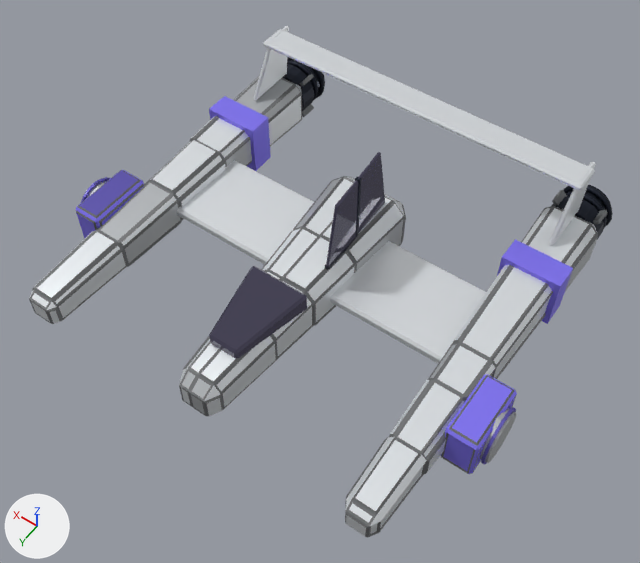
What one commit did to the glTF model models/ships/wisp.glb.
Camera for both pictures: a camera (50 mm lens) standing at (-5.0, 6.87, 10.53) and looking at (-0.27, 0.25, 0.13). Arrows for +X, +Y and +Z are at lower left; the lights stay in place. The first picture is the older version. Where no turn or scale is listed for an object, it has been applied to the vertices. Vertices at exactly the same position are counted once.

In view in the first picture: 'wisp_mesh'.
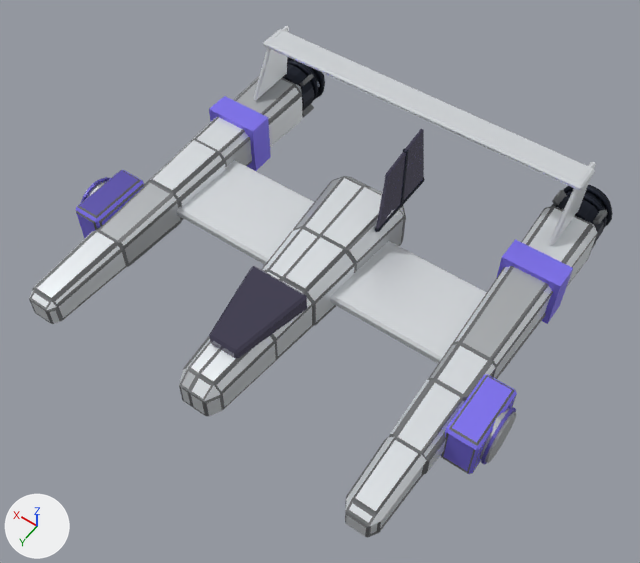
Pixel boxes [x1, y1, x2, y2] of what changed, in the pictures (640 x 563 px; the box of a moved part takes in the faces that stretch with it):
part 1 of me_wisp_mesh, moved or reshaped: before [326, 152, 385, 266]; after [375, 129, 424, 232]
part 2 of me_wisp_mesh, moved or reshaped: before [325, 237, 356, 270]; after [375, 179, 425, 232]
part 3 of me_wisp_mesh, moved or reshaped: before [355, 177, 361, 237]; after [401, 148, 409, 205]
part 4 of me_wisp_mesh, moved or reshaped: [453, 224, 598, 360] in both
part 5 of me_wisp_mesh, moved or reshaped: before [190, 84, 302, 152]; after [191, 84, 302, 152]
part 6 of me_wisp_mesh, moved or reshaped: before [303, 176, 355, 236]; after [189, 176, 364, 416]
part 7 of me_wisp_mesh, moved or reshaped: before [189, 375, 214, 416]; after [345, 176, 370, 187]

What changed in the scene script:
```text
Change me_wisp_mesh:
    remove me_wisp_mesh.from_pydata(...)  # 2394 vertices, 4560 faces; spans x -0.18..7.21, y -4.55..2.13, z -0.56..1.79
    add me_wisp_mesh.from_pydata(...)  # 2394 vertices, 4560 faces; spans x -0.18..7.21, y -4.55..2.13, z -0.56..1.7
    me_wisp_mesh part 1: the loose piece of 24 vertices spanning x 3.13..3.18, y -2.25..-0.68, z 0.44..1.79 is scaled about its middle by (1, 0.861, 0.928), then moved by (-0.19, -0.92, -0.05)
    me_wisp_mesh part 2: the loose piece of 24 vertices spanning x 3.12..3.2, y -2.25..-0.67, z 0.44..0.53 is scaled about its middle by (1, 0.854, 1), then moved by (-0.19, -0.92, 0.0)
    me_wisp_mesh part 3: the loose piece of 12 vertices spanning x 3.12..3.2, y -1.48..-1.4, z 0.44..1.7 is scaled about its middle by (1, 1, 0.929), then moved by (-0.19, -0.94, -0.05)
    me_wisp_mesh part 4
    me_wisp_mesh.vertices[76].co: (1.07, -0.8, -0.2) -> (0.93, -0.8, 0.34)  # not seen -> pixel (462, 342)
    me_wisp_mesh.vertices[77].co: (1.07, -0.8, 0.2) -> (0.5, -0.8, 0.34)  # pixel (453, 343) -> pixel (490, 357)
    me_wisp_mesh.vertices[78].co: (1.12, -2.5, 0.24) -> (0.46, -2.5, 0.39)
    me_wisp_mesh.vertices[79].co: (1.12, -2.5, -0.24) -> (0.97, -2.5, 0.39)
    me_wisp_mesh.vertices[92].co: (0.24, -3.73, -0.27) -> (1.08, -3.73, -0.43)  # pixel (589, 259) -> not seen
    me_wisp_mesh.vertices[93].co: (0.24, -3.73, 0.27) -> (1.05, -2.56, -0.39)  # pixel (597, 236) -> not seen
    me_wisp_mesh.vertices[94].co: (0.28, -2.57, 0.24) -> (1.12, -2.56, -0.32)
    me_wisp_mesh.vertices[95].co: (0.28, -2.57, -0.24) -> (1.16, -3.73, -0.35)
    me_wisp_mesh.vertices[504].co: (0.93, -0.8, 0.34) -> (1.07, -0.8, -0.2)  # pixel (462, 342) -> not seen
    me_wisp_mesh.vertices[505].co: (0.5, -0.8, 0.34) -> (1.07, -0.8, 0.2)  # pixel (490, 357) -> pixel (453, 343)
    me_wisp_mesh.vertices[506].co: (0.46, -2.5, 0.39) -> (1.12, -2.5, 0.24)
    me_wisp_mesh.vertices[507].co: (0.97, -2.5, 0.39) -> (1.12, -2.5, -0.24)
    me_wisp_mesh.vertices[508].co: (1.06, -3.74, -0.41) -> (0.27, -3.74, -0.27)  # not seen -> pixel (587, 258)
    me_wisp_mesh.vertices[509].co: (1.03, -2.57, -0.37) -> (0.27, -3.74, 0.27)  # not seen -> pixel (596, 235)
    me_wisp_mesh.vertices[510].co: (1.1, -2.57, -0.3) -> (0.31, -2.57, 0.24)
    me_wisp_mesh.vertices[511].co: (1.14, -3.74, -0.33) -> (0.31, -2.57, -0.24)
    me_wisp_mesh.vertices[512].co: (0.37, -3.74, 0.41) -> (0.99, -0.8, 0.31)  # pixel (591, 226) -> pixel (458, 341)
    me_wisp_mesh.vertices[513].co: (0.4, -2.57, 0.37) -> (1.03, -2.5, 0.37)
    me_wisp_mesh.vertices[514].co: (0.33, -2.57, 0.3) -> (1.1, -2.5, 0.3)
    me_wisp_mesh.vertices[515].co: (0.29, -3.74, 0.33) -> (1.04, -0.8, 0.26)  # pixel (595, 232) -> pixel (454, 341)
    me_wisp_mesh.vertices[592].co: (1.01, -0.8, 0.34) -> (0.35, -3.73, 0.43)  # pixel (457, 339) -> pixel (593, 226)
    me_wisp_mesh.vertices[593].co: (1.05, -2.5, 0.39) -> (0.38, -2.56, 0.39)
    me_wisp_mesh.vertices[594].co: (1.12, -2.5, 0.32) -> (0.31, -2.56, 0.32)
    me_wisp_mesh.vertices[595].co: (1.06, -0.8, 0.28) -> (0.27, -3.73, 0.35)  # pixel (453, 340) -> pixel (597, 232)
    me_wisp_mesh part 5: 24 of 2394 vertices moved; they spanned x 5.87..6.74, y -3.74..-1.75, z -0.41..0.43 and now span x 5.84..6.76, y -3.74..-1.76, z -0.43..0.4; mean shift (0.0, 0.0, -0.01); largest move (6.63, -1.75, 0.37) -> (5.84, -3.73, -0.27)
    me_wisp_mesh part 6: 16 of 2394 vertices moved; they spanned x 3.07..3.97, y -2.55..-1.16, z -0.52..0.52 and now span x 3.32..3.97, y -2.53..1.95, z -0.3..0.54; mean shift (-0.07, 2.17, 0.07); largest move (3.57, -2.53, -0.35) -> (3.52, 1.95, 0.17)
    me_wisp_mesh part 7: 8 of 2394 vertices moved; they spanned x 3.32..3.53, y 1.76..1.95, z -0.17..0.32 and now span x 3.07..3.96, y -2.53..-2.35, z -0.52..0.52; mean shift (0.13, -4.33, -0.13); largest move (3.52, 1.95, 0.17) -> (3.57, -2.53, -0.35)
```
